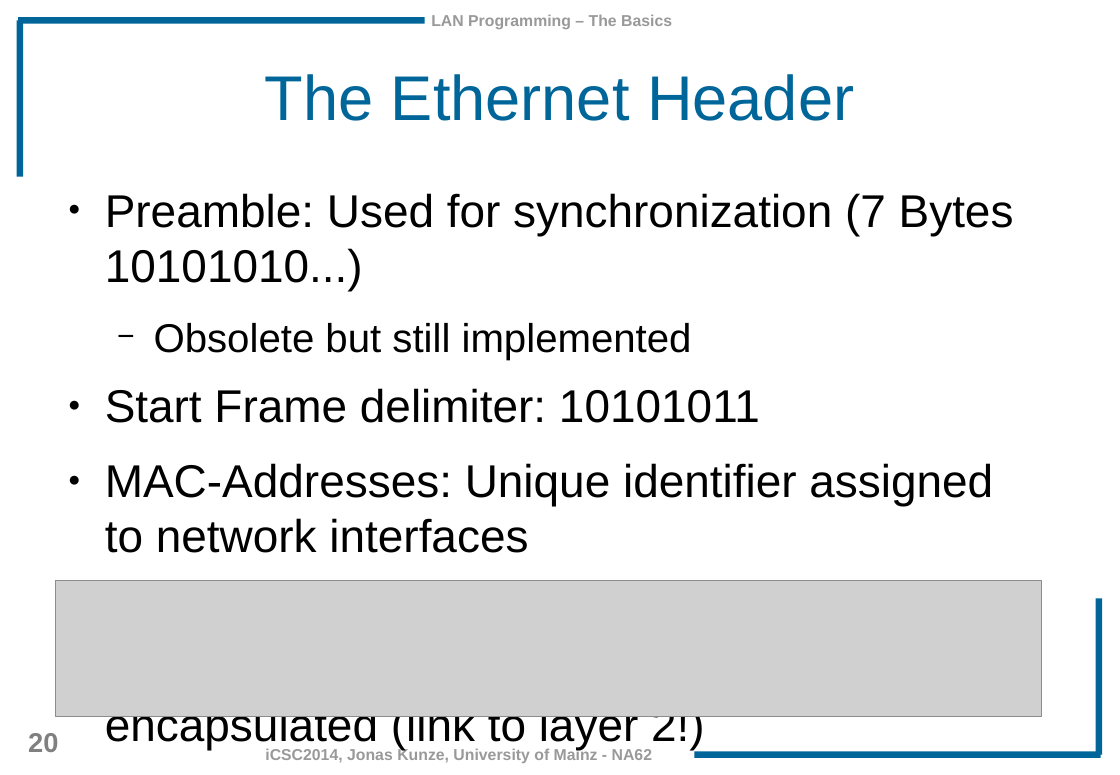
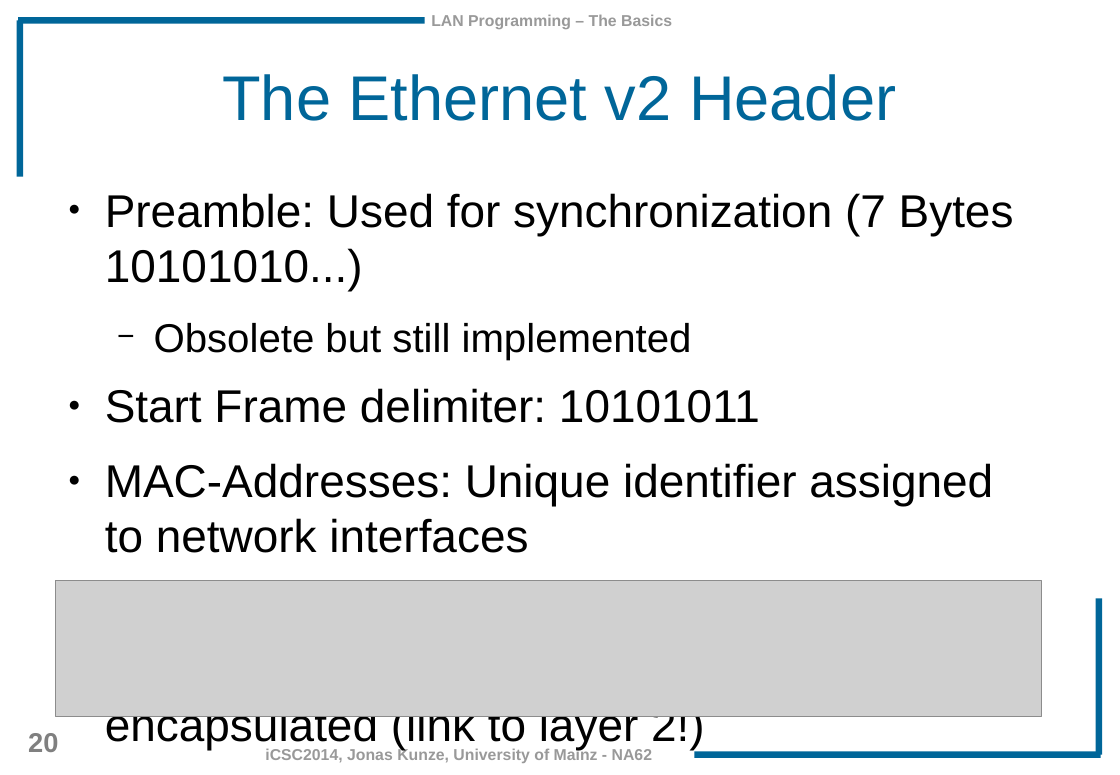
Before and after one commit to JonasKunze/icsc2014, a slide deck: slide 20 of iCSC-2014-LAN_Programming_Basics.odp. Drawn at 1120x775 pixels with LibreOffice and Linux fonts; fonts in the diff are those of the drawing; grey boxes stand for pictures; background and template pictures are left out. Boxes give left, top, right and bottom in pixels: in the first picture for what was removed or moved away, otherwise in the second. Text is boxed around its words. In the diff, an @@ line names an element or a change of style, - is before the commit and + after.

```diff
--- a/iCSC-2014-LAN_Programming_Basics.odp
+++ b/iCSC-2014-LAN_Programming_Basics.odp
@@ title at <box>222,74,896,121</box>: text changed @@
-The Ethernet Header
+The Ethernet v2 Header
```
Also in this commit, not shown: 4 other slides changed, 5 slides added, 2 other files.
